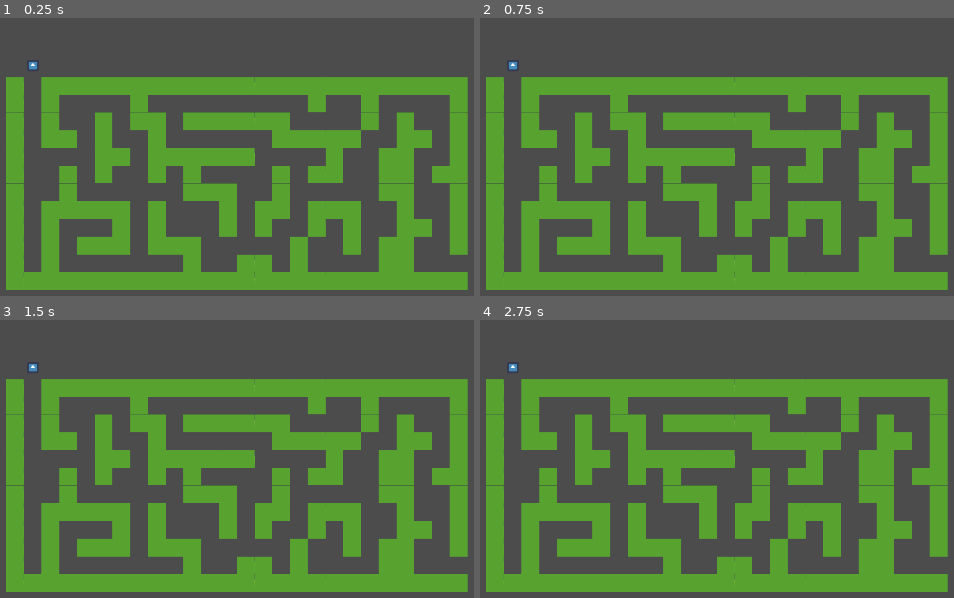
Above: before the commit, frames 1-4 (two rows, left to right).
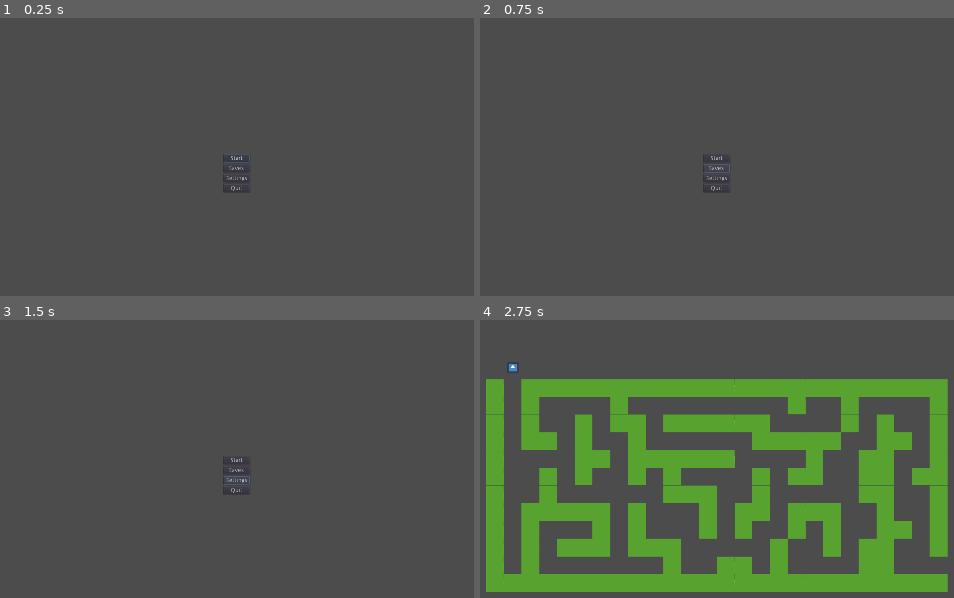
Above: after the commit, the same moments.

Repository: ajayamoorthy/WeddingDisorganizer
Game: Godot game, scene res://UI and Menus/MainMenu.tscn
The game is run twice, just before and just after one commit, with the same random seed, the same clock (stepped at 60 frames per second) and the same inputs. Before the commit the project starts from res://Scenes/MazeMinigameLevel1.tscn. The engine's default icon, where the game draws it, is replaced by a stand-in: a white triangle on a blue panel in a dark square.
Inputs (mouse positions are in pixels of both pictures, inside the frame that each line leads up to):
- Up to frame 1 (0.25 s): no input
- Up to frame 2 (0.75 s): click (717, 168) at 0.5 s, where only the run after the commit has a clickable "Saves"
- Up to frame 3 (1.5 s): click (237, 481) at 1.25 s, where only the run after the commit has a clickable "Settings"
- Up to frame 4 (2.75 s): click (717, 461) at 2 s, where only the run after the commit has a clickable "Start"

The runs differ from the first frame. In frame 1, 40% of the frame differs, in the area x 1-99%, y 15-98%; in frame 2, 40%; in frame 3, 40%; in frame 4, nothing differs.

Commit message:
Ugly Main Menu with Basic Functionality Implemented
the main menu is ugly but it is there, start and quit buttons are functional (start -> maze, quit actually quits)

Diff:
--- /dev/null
+++ b/UI and Menus/MainMenu.gd
@@ -0,0 +1,20 @@
+extends Control
+
+# Called when the node enters the scene tree for the first time.
+func _ready():
+	$VBoxContainer/StartButton.grab_focus()
+
+func _on_StartButton_pressed():
+	get_tree().change_scene("res://Scenes/MazeMinigameLevel1.tscn")
+
+func _on_Saves_pressed():
+	#get_tree().change_scene("res://Scenes/ [saves scene] ")
+	pass # Replace with function body.
+
+func _on_SettingsButton_pressed():
+	#var settings = load(scene for settings).instance()
+	#get_tree().current_scene.add_child(settings)
+	pass
+
+func _on_QuitButton_pressed():
+	get_tree().quit()
--- /dev/null
+++ b/UI and Menus/MainMenu.tscn
@@ -0,0 +1,52 @@
+[gd_scene load_steps=2 format=2]
+
+[ext_resource path="res://UI and Menus/MainMenu.gd" type="Script" id=1]
+
+[node name="MainMenu" type="Control"]
+anchor_left = 1.0
+anchor_top = 1.0
+anchor_right = 1.0
+anchor_bottom = 1.0
+margin_left = -1920.0
+margin_top = -1080.0
+script = ExtResource( 1 )
+
+[node name="VBoxContainer" type="VBoxContainer" parent="."]
+anchor_left = 0.5
+anchor_top = 0.5
+anchor_right = 0.5
+anchor_bottom = 0.5
+margin_left = -31.5
+margin_top = -46.0
+margin_right = 31.5
+margin_bottom = 46.0
+
+[node name="StartButton" type="Button" parent="VBoxContainer"]
+margin_right = 63.0
+margin_bottom = 20.0
+focus_neighbour_top = NodePath("../QuitButton")
+text = "Start"
+
+[node name="Saves" type="Button" parent="VBoxContainer"]
+margin_top = 24.0
+margin_right = 63.0
+margin_bottom = 44.0
+text = "Saves"
+
+[node name="SettingsButton" type="Button" parent="VBoxContainer"]
+margin_top = 48.0
+margin_right = 63.0
+margin_bottom = 68.0
+text = "Settings"
+
+[node name="QuitButton" type="Button" parent="VBoxContainer"]
+margin_top = 72.0
+margin_right = 63.0
+margin_bottom = 92.0
+focus_neighbour_bottom = NodePath("../StartButton")
+text = "Quit"
+
+[connection signal="pressed" from="VBoxContainer/StartButton" to="." method="_on_StartButton_pressed"]
+[connection signal="pressed" from="VBoxContainer/Saves" to="." method="_on_Saves_pressed"]
+[connection signal="pressed" from="VBoxContainer/SettingsButton" to="." method="_on_SettingsButton_pressed"]
+[connection signal="pressed" from="VBoxContainer/QuitButton" to="." method="_on_QuitButton_pressed"]
--- a/project.godot
+++ b/project.godot
@@ -11,7 +11,7 @@
 [application]
 
 config/name="Wedding Disorganizer"
-run/main_scene="res://Scenes/MazeMinigameLevel1.tscn"
+run/main_scene="res://UI and Menus/MainMenu.tscn"
 config/icon="res://icon.png"
 
 [display]
